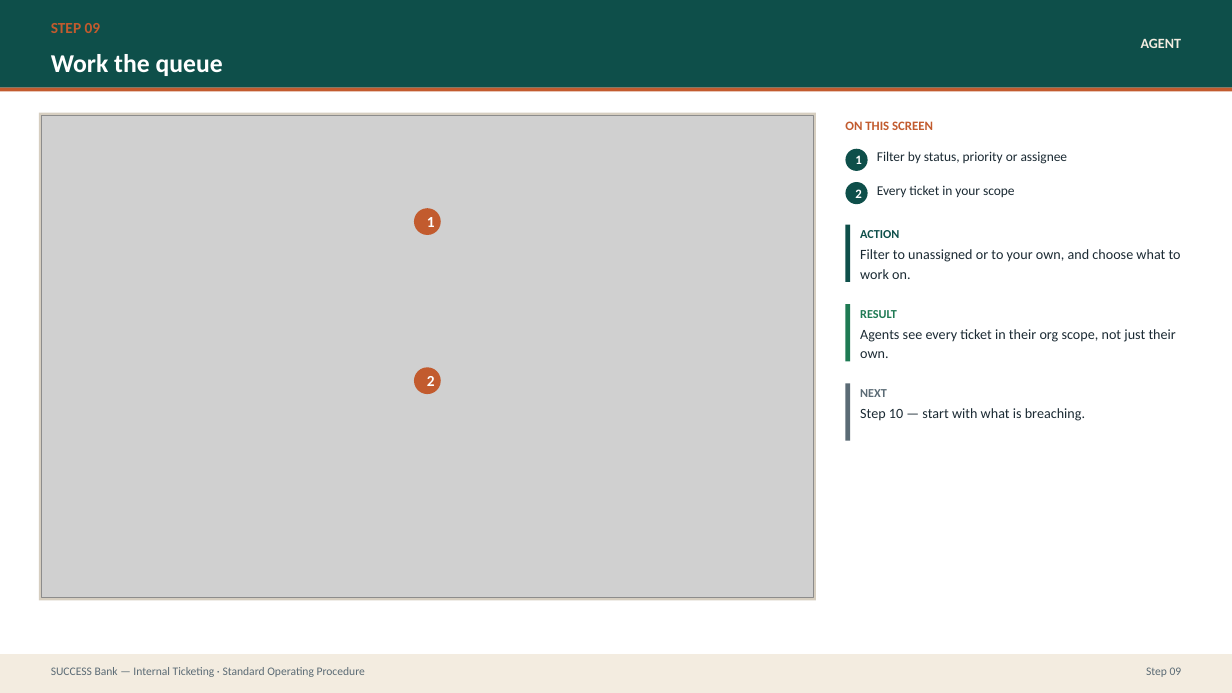
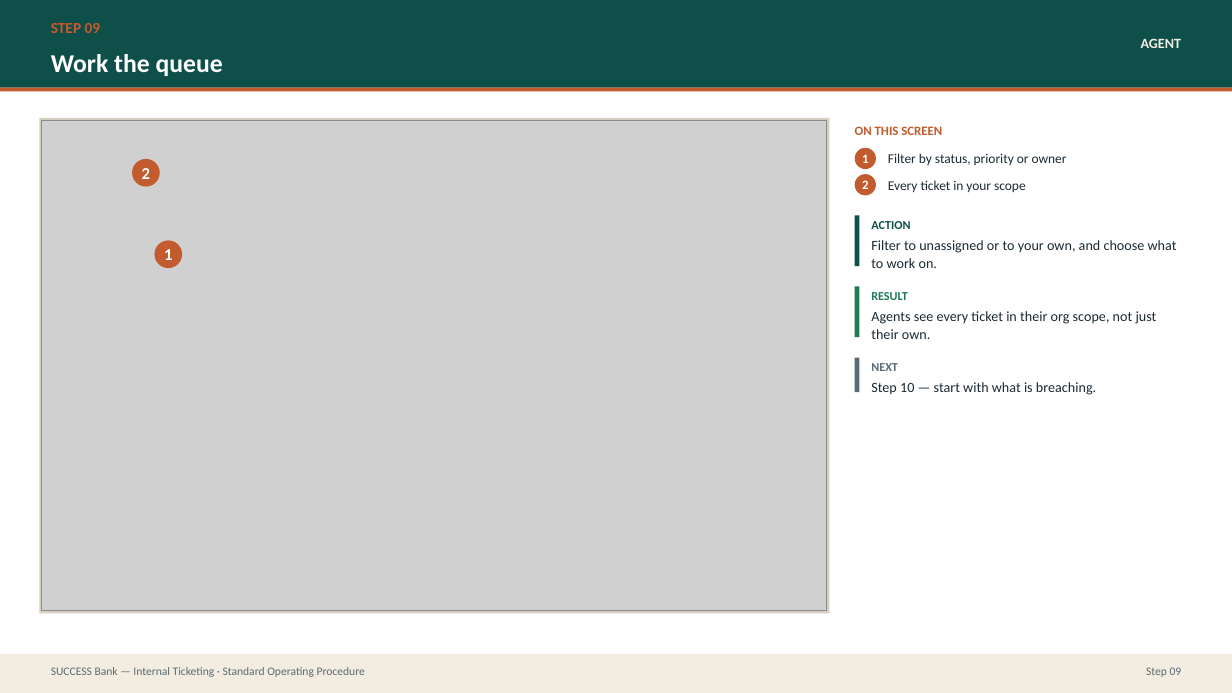
Before and after one commit to prajwal-patil-hub/Internal-Banking-Ticketing-System, a slide deck: slide 22 of docs/sop/SUCCESS-Bank-Ticketing-SOP.pptx. Drawn at 1232x693 pixels with LibreOffice and Linux fonts; fonts in the diff are those of the drawing; grey boxes stand for pictures. Boxes give left, top, right and bottom in pixels: in the first picture for what was removed or moved away, otherwise in the second. Text is boxed around its words. In the diff, an @@ line names an element or a change of style, - is before the commit and + after.

```diff
--- a/docs/sop/SUCCESS-Bank-Ticketing-SOP.pptx
+++ b/docs/sop/SUCCESS-Bank-Ticketing-SOP.pptx
@@ rectangle: place and size @@
-rectangle at (39, 113, 816, 601)
+rectangle at (39, 117, 829, 613)
@@ picture: place and size @@
-picture at (42, 116, 813, 598)
+picture at (42, 120, 827, 611)
@@ text "ON THIS SCREEN": place and size @@
-text "ON THIS SCREEN" at (845, 121, 933, 130)
+text "ON THIS SCREEN" at (855, 126, 942, 135)
@@ ellipse "1": place and size @@
-ellipse "1" at (846, 149, 868, 171)
+ellipse "1" at (855, 148, 876, 169)
@@ ellipse "1" at (855, 148, 876, 169): fill #0E4F4A to #C25B2E @@
@@ ellipse "2" at (132, 159, 160, 187): size 12 to 13 pt @@
@@ ellipse "2": place and size @@
-ellipse "2" at (414, 368, 441, 395)
+ellipse "2" at (132, 159, 160, 187)
@@ ellipse "2" at (855, 175, 876, 196): fill #0E4F4A to #C25B2E @@
@@ ellipse "2": place and size @@
-ellipse "2" at (846, 182, 868, 204)
+ellipse "2" at (855, 175, 876, 196)
@@ text "Every ticket in your scope": place and size @@
-text "Every ticket in your scope" at (877, 185, 1015, 197)
+text "Every ticket in your scope" at (888, 180, 1026, 192)
@@ text "Every ticket in your scope" at (888, 180, 1026, 192): line spacing 1.1 to 1.05 @@
@@ text at (888, 153, 1067, 165): text changed @@
-Filter by status, priority or assignee
+Filter by status, priority or owner
@@ rectangle: place and size @@
-rectangle at (846, 225, 850, 282)
+rectangle at (855, 215, 860, 266)
@@ text "ACTION": place and size @@
-text "ACTION" at (860, 230, 899, 238)
+text "ACTION" at (871, 221, 910, 229)
@@ text "Filter to unassigned or to ...": place and size @@
-text "Filter to unassigned or to ..." at (860, 249, 1181, 279)
+text "Filter to unassigned or to ..." at (871, 240, 1177, 268)
@@ ellipse "1": place and size @@
-ellipse "1" at (414, 208, 441, 235)
+ellipse "1" at (154, 240, 182, 268)
@@ ellipse "1" at (154, 240, 182, 268): size 12 to 13 pt @@
@@ rectangle: place and size @@
-rectangle at (846, 304, 850, 361)
+rectangle at (855, 287, 860, 337)
@@ text "RESULT": place and size @@
-text "RESULT" at (860, 310, 897, 318)
+text "RESULT" at (871, 292, 908, 300)
@@ text "Agents see every ticket in ...": place and size @@
-text "Agents see every ticket in ..." at (860, 329, 1176, 358)
+text "Agents see every ticket in ..." at (871, 311, 1157, 339)
@@ rectangle: place and size @@
-rectangle at (846, 384, 850, 441)
+rectangle at (855, 358, 860, 393)
@@ text "NEXT": place and size @@
-text "NEXT" at (860, 389, 887, 397)
+text "NEXT" at (871, 363, 898, 371)
@@ line spacing 1.15 to 1.08 in 3 elements at (871, 240, 1177, 268), (871, 311, 1157, 339), (871, 382, 1096, 395) @@
@@ text "Step 10 — start with ...": place and size @@
-text "Step 10 — start with ..." at (860, 408, 1085, 421)
+text "Step 10 — start with ..." at (871, 382, 1096, 395)
```
Also in this commit, not shown: 26 other slides changed, 30 other files.
